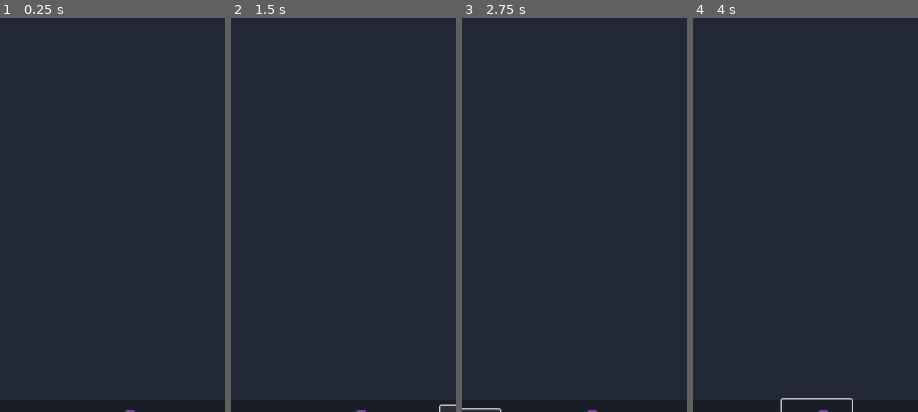
Above: before the commit, frames 1-4 (left to right).
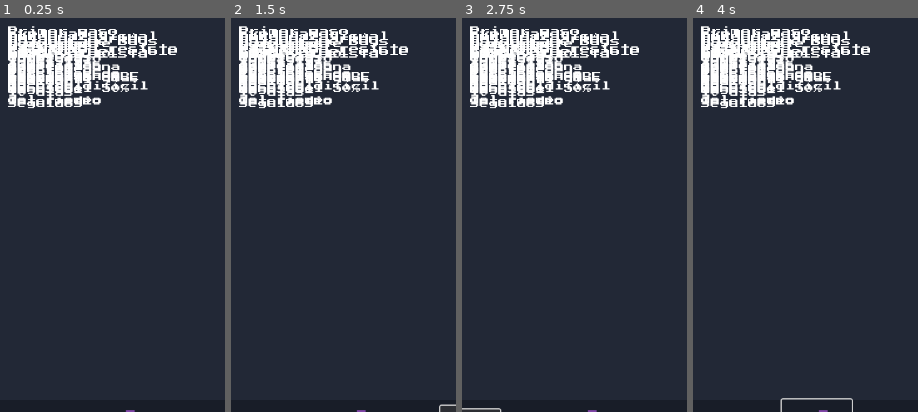
Above: after the commit, the same moments.

Repository: TonyCast2005/Galileo
Game: Godot game, scene res://escenas/usuario/Perfil/perfil.tscn
Same seed, same stepped clock (60 frames per second), same inputs: the game is played once before the commit and once after it.
Inputs (mouse positions are % of the whole screen's width and height, from its top left):
- Up to frame 1 (0.25 s): no input
- Up to frame 2 (1.5 s): click (90, 5) at 0.5 s; click (74, 96) at 1.25 s
- Up to frame 3 (2.75 s): click (26, 96) at 2 s
- Up to frame 4 (4 s): click (50, 96) at 2.75 s; click (90, 5) at 3.5 s
The pictures show only the part of the screen within x 22-72%, y 44-94%; the shares and areas given below are measured in that part.

The runs differ from the first frame. In frame 1, 8.8% of the frame differs, in the area x 3-79%, y 2-23%; in frame 2, 8.8%; in frame 3, 8.8%; in frame 4, 8.8%.

Commit message:
no terminado

Diff:
--- a/galileo/escenas/usuario/Perfil/Logro.tscn
+++ b/galileo/escenas/usuario/Perfil/Logro.tscn
@@ -52,3 +52,8 @@
 text = "Descripción del logro"
 vertical_alignment = 1
 autowrap_mode = 2
+
+[node name="OverlayBloqueado" type="TextureRect" parent="."]
+layout_mode = 0
+offset_right = 40.0
+offset_bottom = 40.0
--- a/galileo/escenas/usuario/Perfil/logro.gd
+++ b/galileo/escenas/usuario/Perfil/logro.gd
@@ -6,9 +6,9 @@
 @onready var overlay = $OverlayBloqueado # un ColorRect/TextureRect arriba como candado
 
 func set_data(icon: Texture, title: String, description: String, unlocked: bool):
+    print("icon_rect:", icon_rect, "icon:", icon)
     icon_rect.texture = icon
     title_label.text = title
     desc_label.text = description
-
     overlay.visible = not unlocked
     modulate = Color(1, 1, 1, 1.0 if unlocked else 0.5)
--- a/galileo/escenas/usuario/Perfil/perfil.gd
+++ b/galileo/escenas/usuario/Perfil/perfil.gd
@@ -1,47 +1,36 @@
 extends Control
 
 @onready var achievements_list = $ScrollContainer/logrosVbox
-@onready var http = $HTTPRequest
 
 var LogroScene = preload("res://escenas/usuario/Perfil/Logro.tscn")
-var firebase_url = "https://galileo-af640-default-rtdb.firebaseio.com/"
 
-var logros = {}
+# Array de logros de prueba
+var logros_prueba = [
+    {"nombre":"Primer paso", "descripcion":"Completaste el tutorial con éxito", "icono":"res://assets/sprites/ui/Logros/de_noche_todos_los_gatos_son_pardos.png"},
+    {"nombre":"Explorador", "descripcion":"Visitaste todas las secciones del perfil", "icono":"res://assets/sprites/ui/Logros/aprendiz_veloz.png"},
+    {"nombre":"Aprendiz visual", "descripcion":"Completa 10 ejercicios basados en ABE", "icono":"res://assets/sprites/ui/Logros/aprendiz_visual.png"},
+    {"nombre":"Caja de cartón", "descripcion":"Completa todas las lecciones de un nivel", "icono":"res://assets/sprites/ui/Logros/caja_carton.png"},
+    {"nombre":"Cazador de Bugs", "descripcion":"Corrige 10 errores de código", "icono":"res://assets/sprites/ui/Logros/cazador_bugs.png"},
+    {"nombre":"Pez gordo", "descripcion":"Aprueba un examen de nivel Intermedio", "icono":"res://assets/sprites/ui/Logros/pez_gordo.png"},
+    {"nombre":"Gato PWM", "descripcion":"Completa una lección 10 días seguidos", "icono":"res://assets/sprites/ui/Logros/gato_pwm.png"},
+    {"nombre":"El minino resiste", "descripcion":"Completa una lección 5 días seguidos", "icono":"res://assets/sprites/ui/Logros/el_minino_resiste.png"},
+    {"nombre":"Leyenda del cable", "descripcion":"Completa una lección difícil", "icono":"res://assets/sprites/ui/Logros/leyenda_cable.png"},
+    {"nombre":"Gato velocista", "descripcion":"Contesta 5 preguntas en menos del 50% del tiempo", "icono":"res://assets/sprites/ui/Logros/gato_velocista.png"}
+]
 
 func _ready():
-    # Pedimos los logros globales
-    var url_logros = "%s/logros.json" % firebase_url
-    http.request(url_logros)
-
-# Este método recibe TODAS las respuestas de HTTPRequest
-func _on_HTTPRequest_request_completed(result, response_code, headers, body):
-    if response_code != 200:
-        push_error("Error al cargar Firebase: %s" % response_code)
-        return
-
-    var data = {}
-    if body.size() > 0:
-        data = JSON.parse_string(body.get_string_from_utf8())
-
-    if data == null:
-        push_error("Error al parsear JSON")
-        return
-
-    # Guardamos los logros
-    logros = data
-
-    # Mostramos todos los logros como desbloqueados
     mostrar_logros()
 
 func mostrar_logros():
-    # Limpiamos la lista antes de recargar
+    # Limpiar lista
     for child in achievements_list.get_children():
         child.queue_free()
 
-    for id in logros.keys():
-        var data = logros[id]
-        var icon = load(data["icono"]) # carga la textura desde la ruta
-        add_achievement(icon, data["nombre"], data["descripcion"], true) # desbloqueado por defecto
+    # Recorrer los logros de prueba
+    for logro_data in logros_prueba:
+        var icon = load(logro_data["icono"])
+        print("Cargando logro:", logro_data["nombre"], "icon:", icon)
+        add_achievement(icon, logro_data["nombre"], logro_data["descripcion"], true)
 
 func add_achievement(icon: Texture, title: String, description: String, unlocked: bool):
     var logro = LogroScene.instantiate()
--- a/galileo/escenas/usuario/Perfil/perfil.tscn
+++ b/galileo/escenas/usuario/Perfil/perfil.tscn
@@ -76,5 +76,7 @@
 
 [node name="logrosVbox" type="VBoxContainer" parent="ScrollContainer"]
 layout_mode = 2
+size_flags_horizontal = 3
+size_flags_vertical = 3
 
 [node name="HTTPRequest" type="HTTPRequest" parent="."]
